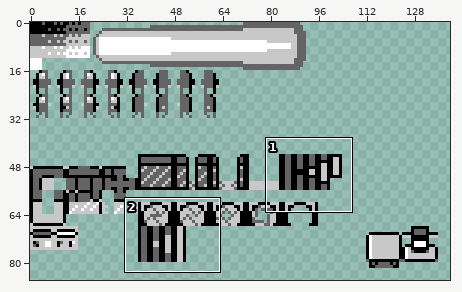
A sprite sheet gets an edit: assets/SpriteSheet-0.png. The picture above shows the old version from afar; the outline marks the close-up.
Close-up. Old version:
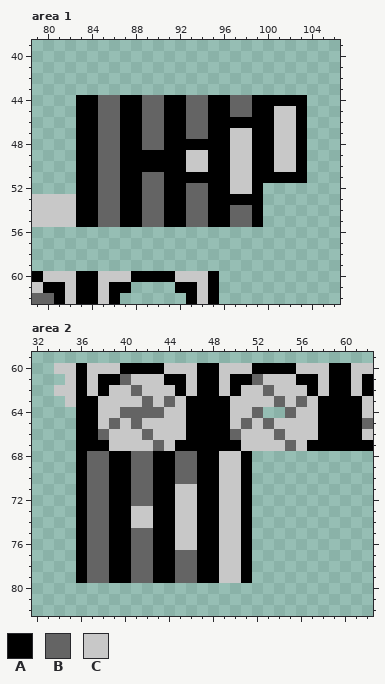
The file is 160x144 pixels. Shown: area 1: x 79..106, y 39..62; area 2: x 32..62, y 59..82. The wide view leaves out empty margins.
Palette (. is transparent): A #000000  B #646464  C #c8c8c8
Pixels before, area 1, first column x 79:
44 ....AABBAABBAABBAABBAAAAA
45 ....AABBAABBAABBAABBAACCA
46 ....AABBAABBAABBAAAAAACCA
47 ....AABBAABBAABBAACCAACCA
48 ....AABBAABBAAAAAACCAACCA
49 ....AABBAAAAAACCAACCAACCA
50 ....AABBAAAAAACCAACCAACCA
51 ....AABBAABBAAAAAACCAAAAA
52 ....AABBAABBAABBAACCA....
53 CCCCAABBAABBAABBAAAAA....
54 CCCCAABBAABBAABBAABBA....
55 CCCCAABBAABBAABBAABBA....
56 .........................
57 .........................
58 .........................
59 .........................
60 ACCCAACCCAAAACCCA........
61 CAACAACAA....AACA........
62 BBACAACA......ACA........
Pixels before, area 2, first column x 34:
60 CCACCCAAAACCCAACCCAAAACCCAACC
61 .CACAABCCCAACAACAABCCCAACAACA
62 CCACACCBCCCACAACACCBCCCACAACA
63 .CAACCCCBCBCAAAACCCCBCBCAAAAC
64 ..AACCBBBBCCAAAACCB..BCCAAAAC
65 ..AACBCBCCCCAAAACBCBCCCCAAAAB
66 ..AABCCCBCCCAAAABCCCBCCCAAAAC
67 ..AAACCCCBCAAAAAACCCCBCAAAAAA
68 ..ABBAABBAABBAACCA...........
69 ..ABBAABBAABBAACCA...........
70 ..ABBAABBAABBAACCA...........
71 ..ABBAABBAACCAACCA...........
72 ..ABBAABBAACCAACCA...........
73 ..ABBAACCAACCAACCA...........
74 ..ABBAACCAACCAACCA...........
75 ..ABBAABBAACCAACCA...........
76 ..ABBAABBAACCAACCA...........
77 ..ABBAABBAABBAACCA...........
78 ..ABBAABBAABBAACCA...........
79 ..ABBAABBAABBAACCA...........
And afterwards:
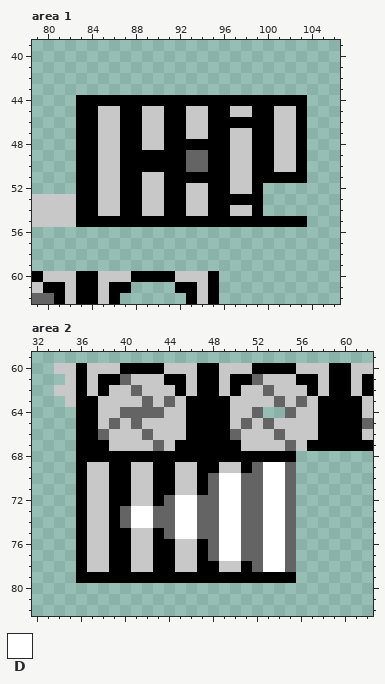
Colours new in this view: D #ffffff
The commit says: Changed vertical door sprites/animations.
Changes in this commit:
Area 1:
Colour A is added in row 55 at x 100 to 103.
Colour A replaces colour B in row 44 at x 85 to 86, 89 to 90, 93 to 94 and 97 to 98; in row 55 at x 85 to 86, 89 to 90, 93 to 94 and 97 to 98.
Colour B replaces colour C in rows 49 to 50 at x 93 to 94.
Colour C replaces colour B in row 45 at x 85 to 86, 89 to 90, 93 to 94 and 97 to 98; in rows 46 to 47 at x 85 to 86, 89 to 90 and 93 to 94; in row 48 at x 85 to 86 and 89 to 90; in rows 49 to 50 at x 85 to 86; in row 51 at x 85 to 86 and 89 to 90; in rows 52 to 53 at x 85 to 86, 89 to 90 and 93 to 94.
Colour C replaces colour B in row 54 at x 85 to 86, 89 to 90, 93 to 94 and 97 to 98.
Area 2:
Colour A is added in row 68 at x 52 to 55; in row 79 at x 52 to 55.
Colour A replaces colour B in row 68 at x 37 to 38, 41 to 42 and 45 to 46; in row 79 at x 37 to 38, 41 to 42 and 45 to 46.
Colour A replaces colour C in row 68 at x 49 to 50; in row 79 at x 49 to 50.
Colour B is added in rows 69 to 78 at x 52 and 55.
Colour B replaces colour A in rows 70 to 71 at x 48 and 51; in row 72 at x 44, 47 to 48 and 51; in rows 73 to 74 at x 40, 43 to 44, 47 to 48 and 51; in row 75 at x 44, 47 to 48 and 51; in rows 76 to 77 at x 48 and 51.
Colour C replaces colour B in rows 69 to 70 at x 37 to 38, 41 to 42 and 45 to 46; in rows 71 to 72 at x 37 to 38 and 41 to 42; in rows 73 to 74 at x 37 to 38; in rows 75 to 76 at x 37 to 38 and 41 to 42; in rows 77 to 78 at x 37 to 38, 41 to 42 and 45 to 46.
Colour D is added in rows 69 to 78 at x 53 to 54.
Colour D replaces colour C in rows 70 to 71 at x 49 to 50; in row 72 at x 45 to 46 and 49 to 50; in rows 73 to 74 at x 41 to 42, 45 to 46 and 49 to 50; in row 75 at x 45 to 46 and 49 to 50; in rows 76 to 77 at x 49 to 50.
